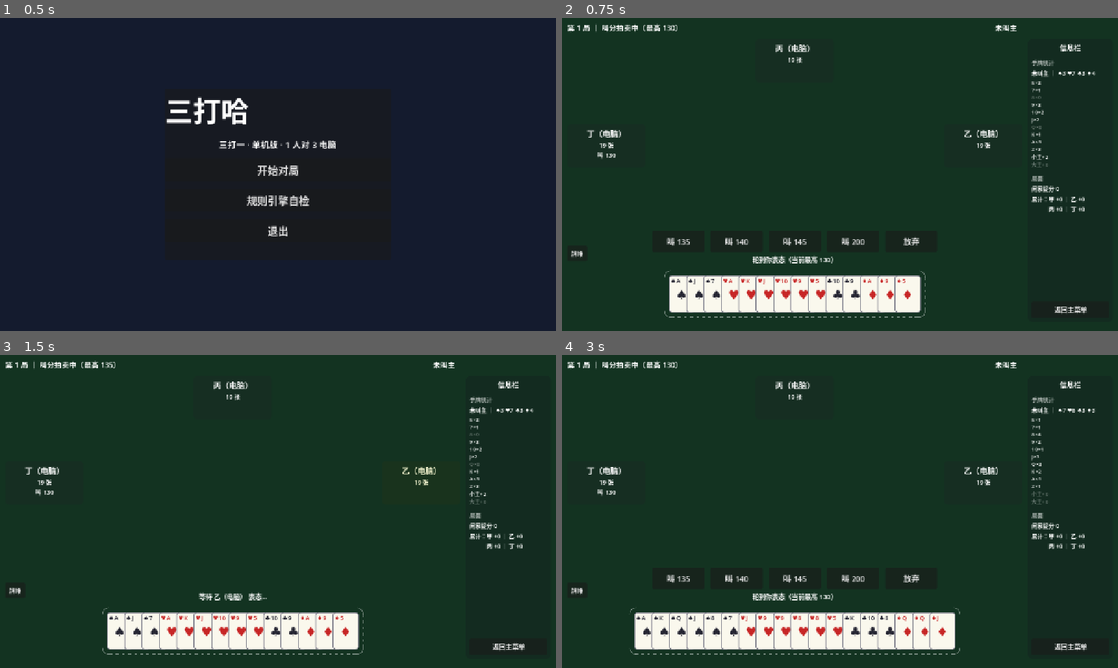
Above: before the commit, frames 1-4 (two rows, left to right).
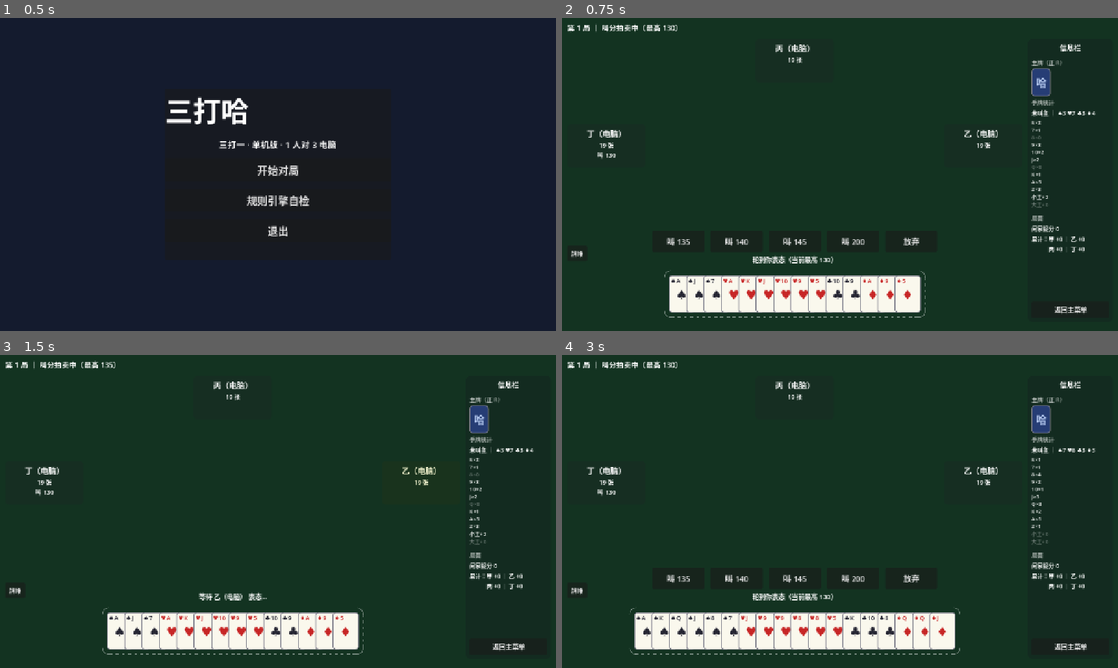
Above: after the commit, the same moments.

Repository: longy1/three-beat-one
Game: Godot game, scene res://scenes/main_menu.tscn
The game is run twice, just before and just after one commit, with the same random seed, the same clock (stepped at 60 frames per second) and the same inputs.
Inputs:
- Up to frame 1 (0.5 s): no input
- Up to frame 2 (0.75 s): click "开始对局" at 0.5 s
- Up to frame 3 (1.5 s): click "叫 135" at 1.25 s
- Up to frame 4 (3 s): click "返回主菜单" at 2 s; click "开始对局" at 2.75 s

Frame 1 is identical in both runs. In frame 2, 1.4% of the frame differs, in the area x 77-96%, y 2-75%; in frame 3, 1.4%; in frame 4, 1.4%.

Commit message:
ui: 主牌提示移入侧信息栏——用一张正 R 牌面直观展示（♠主R=2 → ♠2），未叫主显示牌背；顶栏移除文字版

Diff:
--- a/docs/ui-mockup.svg
+++ b/docs/ui-mockup.svg
@@ -12,7 +12,6 @@
   <!-- ═══ 顶栏（x12~1060，避开信息栏） ═══ -->
   <rect x="12" y="8" width="1048" height="32" rx="6" fill="#12291d" stroke="#2c4a38"/>
   <text x="28" y="29" font-size="15" fill="#d8e5dd">第 1 局 ｜ 出牌庄 丙 · 叫分 135（抓牌庄家不展示）</text>
-  <text x="420" y="29" font-size="15" fill="#7fd4a0">主：♠ ｜ R = 9</text>
 
   <!-- ═══ 丙（上带，SeatPanel 统一 180×100，居中牌桌区 x536） ═══ -->
   <rect x="446" y="48" width="180" height="100" rx="8" fill="#162e22" stroke="#3a5c48"/>
@@ -93,6 +92,10 @@
   <rect x="1072" y="48" width="196" height="660" rx="10" fill="#132b1f" stroke="#e8b84a" stroke-width="1.5" stroke-dasharray="6 4"/>
   <text x="1170" y="76" font-size="16" fill="#e8b84a" text-anchor="middle" font-weight="bold">信息栏（独立组件 InfoSidebar）</text>
   <line x1="1084" y1="88" x2="1256" y2="88" stroke="#2c4a38"/>
+  <text x="1084" y="112" font-size="13" fill="#9ab5a5">主牌（正 R）</text>
+  <rect x="1084" y="122" width="44" height="64" rx="6" fill="#f7f3e8" stroke="#888"/>
+  <text x="1090" y="137" font-size="12" fill="#1a1a24">♠2</text>
+  <text x="1136" y="160" font-size="12" fill="#9ab5a5">← 一张正 R 牌面</text>
 
   <!-- 统计块 -->
   <text x="1084" y="112" font-size="13" fill="#9ab5a5">手牌统计</text>
--- a/scenes/game_table.tscn
+++ b/scenes/game_table.tscn
@@ -49,11 +49,6 @@
 size_flags_horizontal = 3
 theme_override_font_sizes/font_size = 17
 text = "第 1 局"
-
-[node name="TrumpLabel" type="Label" parent="TopBar"]
-layout_mode = 2
-theme_override_font_sizes/font_size = 17
-text = ""
 
 [node name="SeatTop" parent="." instance=ExtResource("2_seat")]
 layout_mode = 1
--- a/scenes/info_sidebar.tscn
+++ b/scenes/info_sidebar.tscn
@@ -30,6 +30,22 @@
 
 [node name="Sep1" type="HSeparator" parent="VBox"]
 layout_mode = 2
+
+[node name="TrumpHead" type="Label" parent="VBox"]
+layout_mode = 2
+mouse_filter = 2
+theme_override_font_sizes/font_size = 13
+modulate = Color(1, 1, 1, 0.65)
+text = "主牌（正 R）"
+
+[node name="TrumpRow" type="HBoxContainer" parent="VBox"]
+layout_mode = 2
+theme_override_constants/separation = 8.0
+
+[node name="TrumpSlot" type="Control" parent="VBox/TrumpRow"]
+custom_minimum_size = Vector2(44, 64)
+layout_mode = 2
+mouse_filter = 2
 
 [node name="StatsHead" type="Label" parent="VBox"]
 layout_mode = 2
--- a/scripts/game_table.gd
+++ b/scripts/game_table.gd
@@ -36,6 +36,7 @@
 var _last_trick_winner := -1
 var _pending_trump_suit := -1
 var _crown: CrownBadge = null
+var _last_trump_shown = null  ## 上次送入信息栏的主牌（TrumpInfo 引用），避免重复重建
 
 var _ai_timer: Timer
 var _trick_timer: Timer
@@ -43,7 +44,6 @@
 var _human_pile_chip: Button      ## 人类玩家（0 号位）的牌堆悬停入口
 
 @onready var game_info: Label = $TopBar/GameInfoLabel
-@onready var trump_label: Label = $TopBar/TrumpLabel
 @onready var sidebar: InfoSidebar = $Sidebar
 @onready var toast_label: Label = $ToastLabel
 @onready var hint_label: Label = $BottomArea/HintLabel
@@ -512,12 +512,13 @@
 		if engine.contract > 0:
 			info += " ｜ 叫分 %d" % engine.contract
 	game_info.text = info
-	if engine.trump != null:
-		var suit_char: String = ["♠", "♥", "♣", "♦"][engine.trump.suit]
-		var rank_name := Card.new(Card.Suit.JOKER, engine.trump.rank).label().replace("王", "")
-		trump_label.text = "主：%s ｜ R = %s" % [suit_char, rank_name]
-	else:
-		trump_label.text = "未叫主"
+	# 主牌提示：一张「正 R」牌面放入信息栏（仅叫主变化时重建）
+	if engine.trump != _last_trump_shown:
+		_last_trump_shown = engine.trump
+		if engine.trump != null:
+			sidebar.set_trump(Card.new(engine.trump.suit, engine.trump.rank, 0))
+		else:
+			sidebar.set_trump(null)
 	# 信息栏「局面」块
 	var captured := "闲家捉分 %d" % engine.captured_points
 	if engine.koudi_points > 0:
--- a/scripts/info_sidebar.gd
+++ b/scripts/info_sidebar.gd
@@ -11,6 +11,16 @@
 	var menu_button: Button = $VBox/MenuButton
 	UiStyle.pad_button(menu_button)  # 文字与按钮边框留空 ≥ 半字号（UI 规范）
 	menu_button.pressed.connect(func(): menu_pressed.emit())
+	set_trump(null)
+
+
+## 主牌展示：一张「正 R」牌面（主花色 + R，如 ♠ 主 R=2 → ♠2）；
+## 未叫主时展示牌背
+func set_trump(card: Card) -> void:
+	var slot: Control = $VBox/TrumpRow/TrumpSlot
+	for child in slot.get_children():
+		child.queue_free()
+	slot.add_child(CardWidget.create(card, card != null, true))
 
 
 ## 手牌统计：主牌/副牌行 + 各点数行（rows: [{text, present}]，present=false 灰显）
Not shown, changed: AGENTS.md
